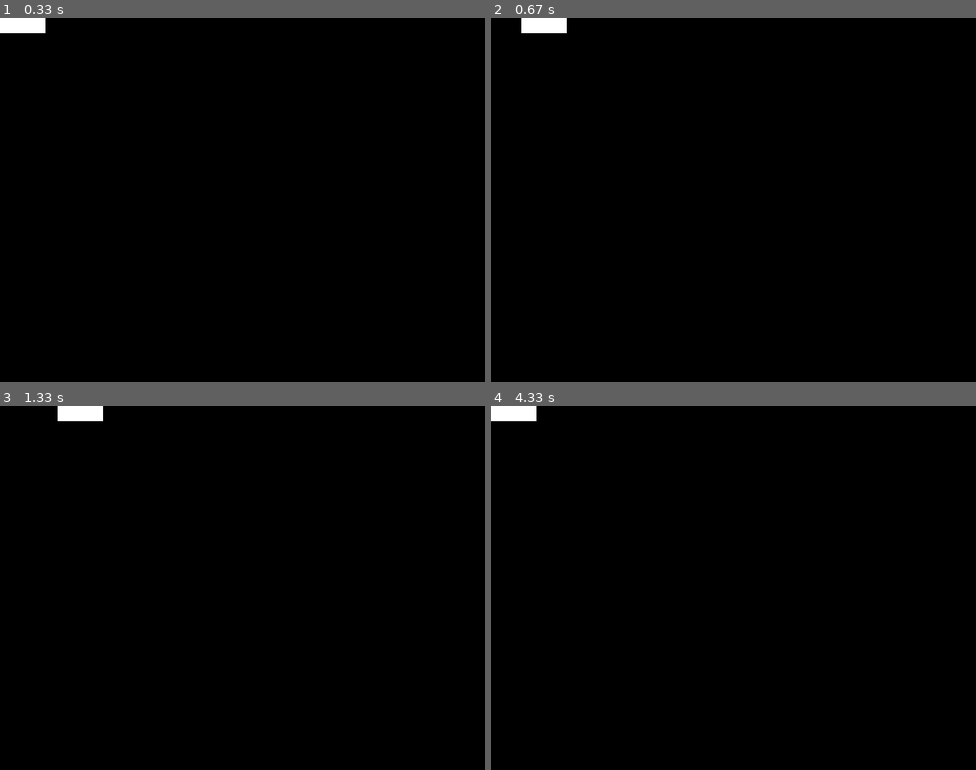
Above: before the commit, frames 1-4 (two rows, left to right).
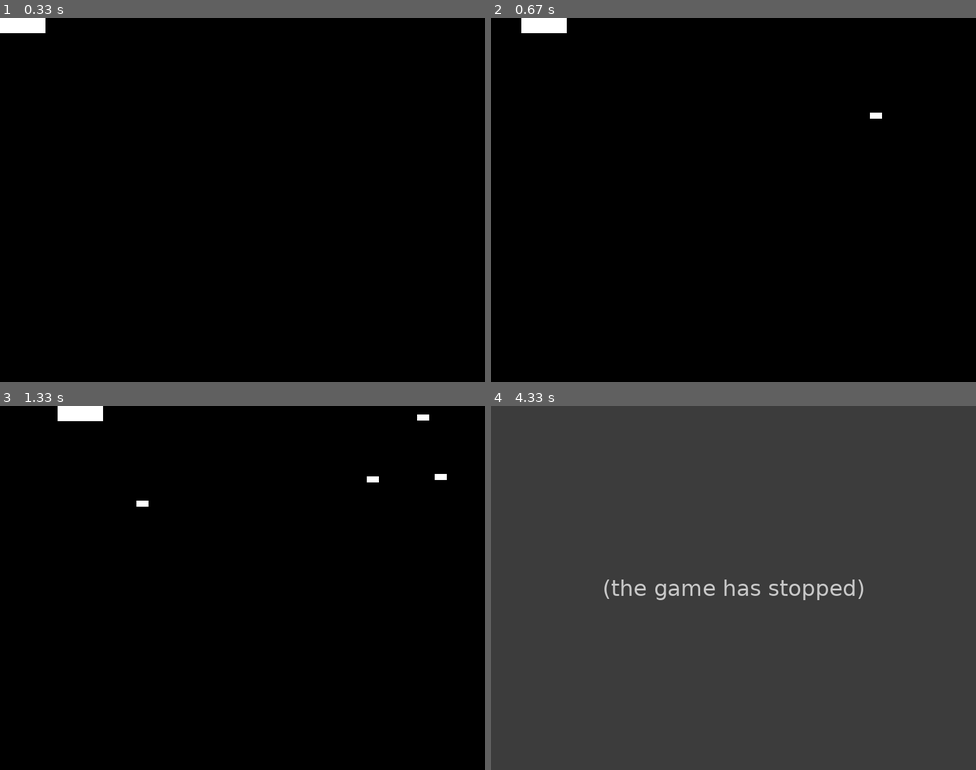
Above: after the commit, the same moments.

Repository: stormybeat/trying-pygame
Game: pygame game, started from start.py
Same seed, same stepped clock (60 frames per second), same inputs: the game is played once before the commit and once after it.
Inputs:
- Up to frame 1 (0.33 s): no input
- Up to frame 2 (0.67 s): hold Right from 0.33 s (still down)
- Up to frame 3 (1.33 s): release Right at 0.8 s; hold Up 0.83-1.13 s; hold Right from 1.17 s (still down)
- Up to frame 4 (4.33 s): release Right at 1.63 s; hold Left 1.67-2.2 s; hold Down 2.23-2.53 s; hold Left 2.57-2.97 s; hold Up 3-3.37 s

Frame 1 is identical in both runs. In frame 2, less than 0.1% of the frame differs, in the area x 78-81%, y 26-28%; in frame 3, 0.2%; in frame 4, 100%, in the area x 0-100%, y 0-100%.
After the commit the program exited at 4.1 s; later frames show no game.

Commit message:
Update start.py

Diff:
--- a/start.py
+++ b/start.py
@@ -48,6 +48,8 @@
             self.rect.bottom = screenHeight
 
 
+# Define the enemy object by extending pygame.sprite.Sprite
+# The surface you draw on the screen is now an attribute of 'enemy'
 class Enemy(pygame.sprite.Sprite):
     def __init__(self):
         super(Enemy, self).__init__()
@@ -61,12 +63,12 @@
         )
         self.speed = random.randint(5, 20)
 
-        # Move sprite based on speed
-        # Remove when it's gone off screen.
-        def update(self):
-            self.rect.move_ip(-self.speed, 0)
-            if self.rect.right < 0:
-                self.kill()
+    # Move the sprite based on speed
+    # Remove the sprite when it passes the left edge of the screen
+    def update(self):
+        self.rect.move_ip(-self.speed, 0)
+        if self.rect.right < 0:
+            self.kill()
 
 
 # Initialize pygame
